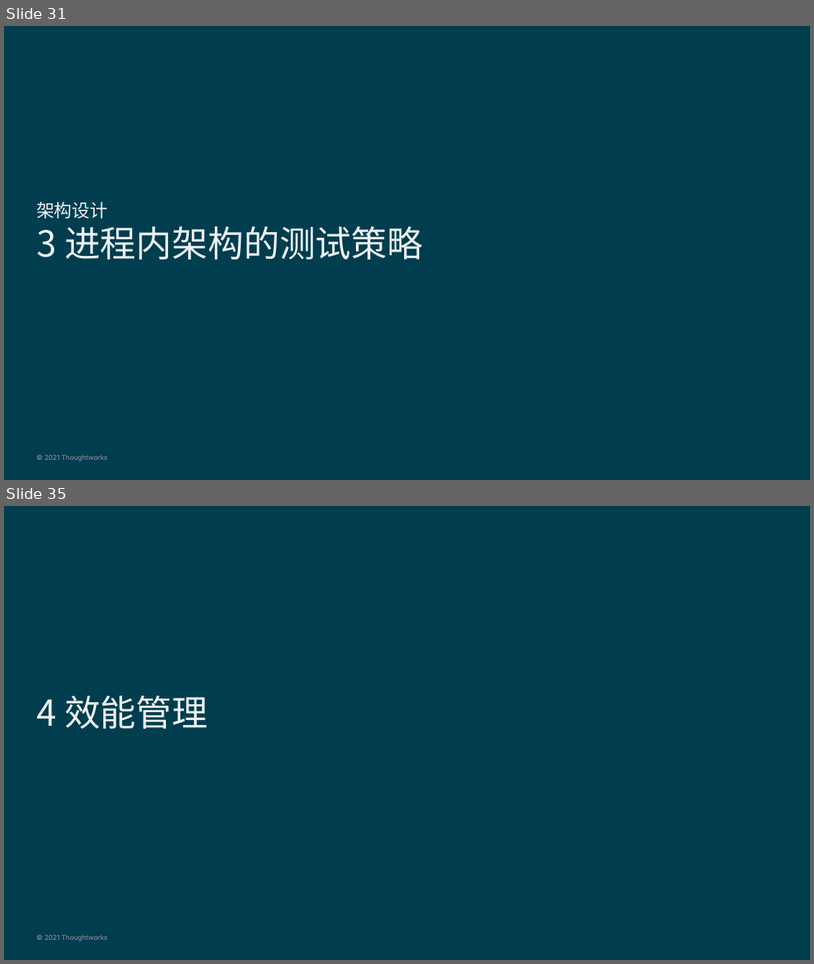
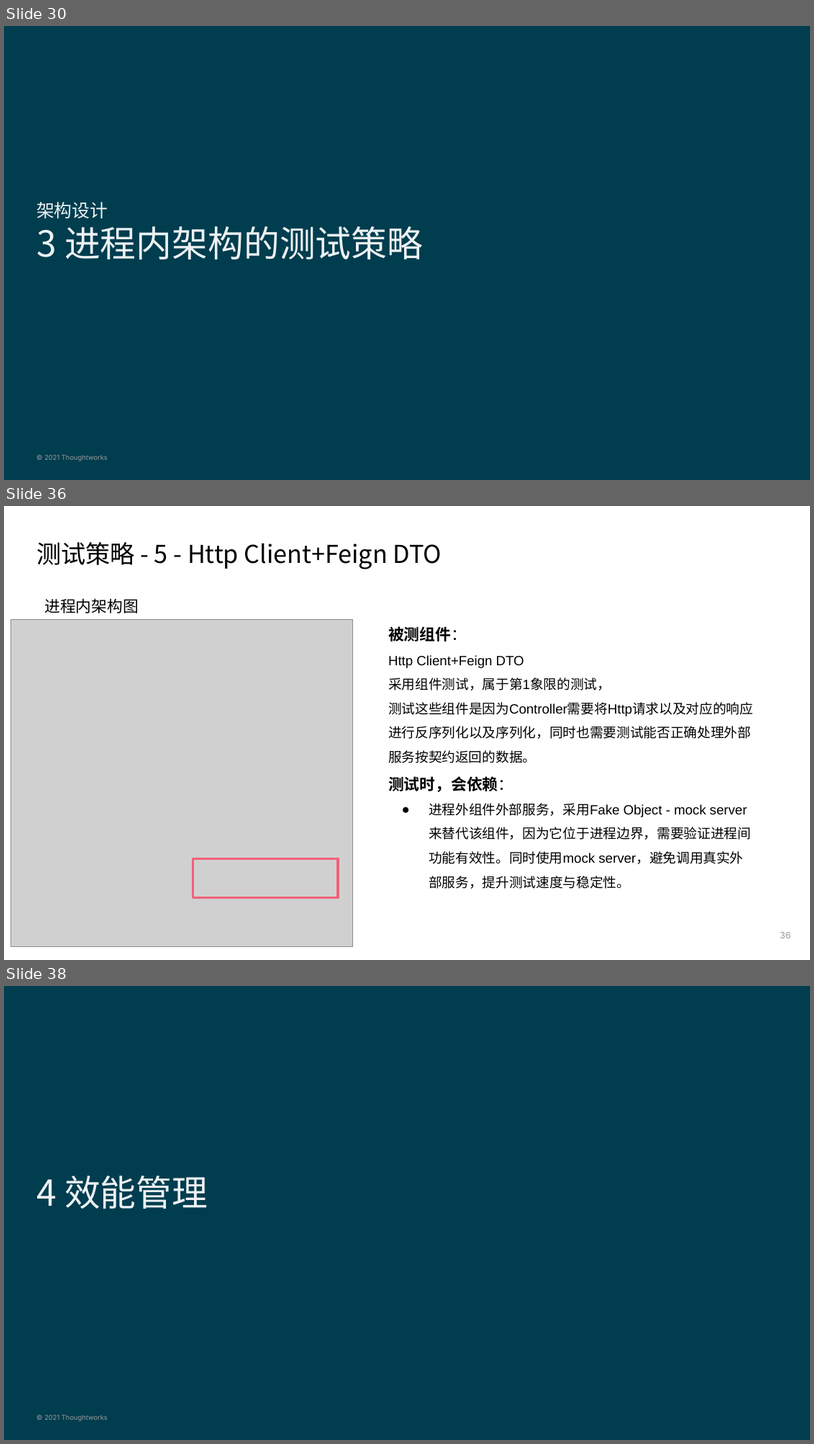
Before and after one commit to deesyx/heima, a slide deck: doc/PS4 黑马考核-项目On-boarding模板-胡炫光.pptx. Shown one above the other, each under a label of ours: slides 31 and 35 before the commit, slides 30, 36 and 38 after it; the slides between them are not shown. The pictures are 814x964 and 814x1444 pixels, drawn with LibreOffice and Linux fonts; fonts in the diff are those of the drawing; grey boxes stand for pictures; background and template pictures are left out. Boxes give left, top, right and bottom in pixels: in the first picture for what was removed or moved away, otherwise in the second. Text is boxed around its words. In the diff, an @@ line names an element or a change of style, - is before the commit and + after.

```diff
--- a/doc/PS4 黑马考核-项目On-boarding模板-胡炫光.pptx
+++ b/doc/PS4 黑马考核-项目On-boarding模板-胡炫光.pptx
@@ slide 36 added at bbox=[4, 506, 810, 960], background #FFFFFF @@
@@ title added at bbox=[36, 542, 442, 569], 22 pt, text #000000 @@
+测试策略 - 5 - Http Client+Feign DTO
@@ text added at bbox=[44, 598, 139, 613], 14 pt, text #000000 @@
+进程内架构图
@@ picture added at bbox=[10, 619, 353, 945] @@
@@ text added at bbox=[388, 626, 754, 888], 12 pt, text #000000 @@
+被测组件：
+Http Client+Feign DTO
+采用组件测试，属于第1象限的测试，
+测试这些组件是因为Controller需要将Http请求以及对应的响应进行反序列化以及序列化，同时也需要测试能否正确处理外部服务按契约返回的数据。
+测试时，会依赖：
+● 进程外组件外部服务，采用Fake Object - mock server来替代该组件，因为它位于进程边界，需要验证进程间功能有效性。同时使用mock server，避免调用真实外部服务，提升测试速度与稳定性。
@@ rectangle added at bbox=[193, 858, 338, 897], outline #F2617A 2.25 pt @@
@@ page number added at bbox=[780, 932, 791, 938], 8 pt, text #999999 @@
+36
@@ what was slide 31 is now slide 30 @@
@@ what was slide 35 is now slide 38 @@
```
Also in this commit, not shown: 5 slides changed, 7 other slides added, 5 slides removed, 17 other files.
